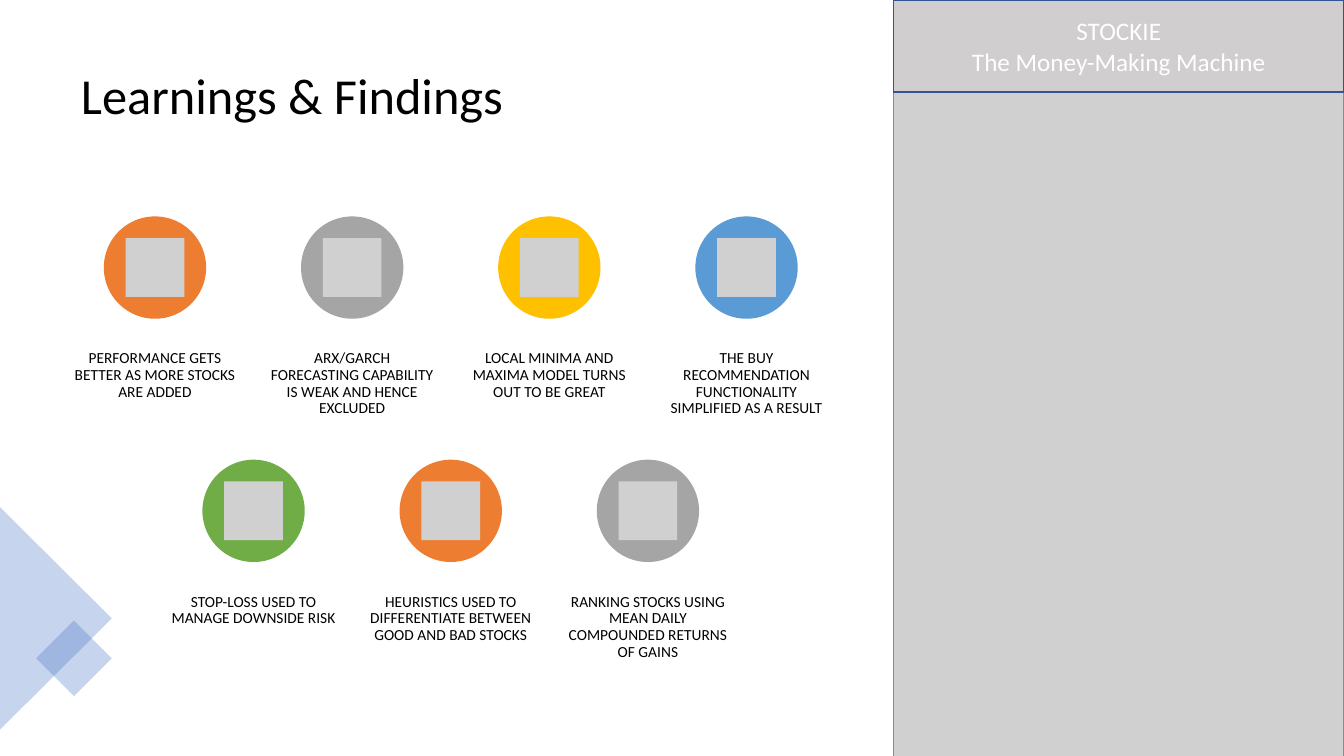
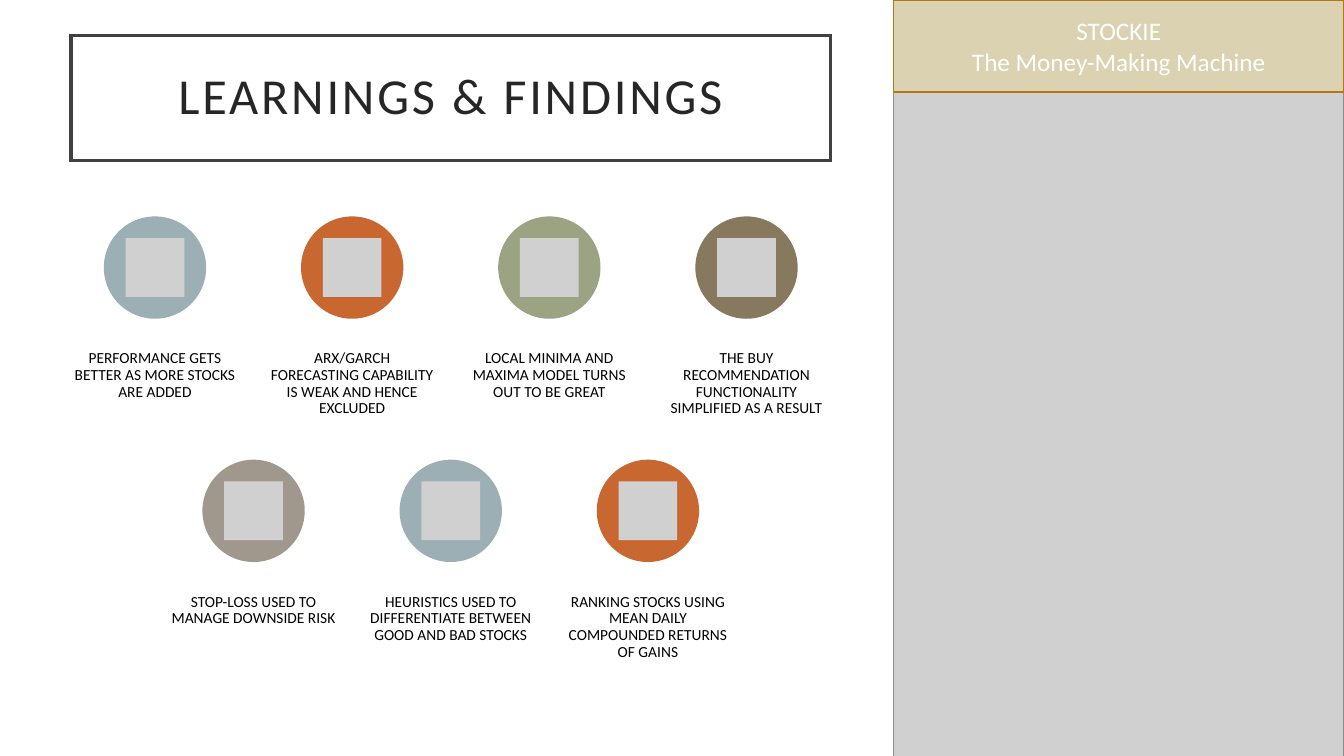
Before and after one commit to frkornet/Stock-Market-Final-Project, a slide deck: slide 6 of Final Project.pptx. Drawn at 1344x756 pixels with LibreOffice and Linux fonts; fonts in the diff are those of the drawing; grey boxes stand for pictures. Boxes give left, top, right and bottom in pixels: in the first picture for what was removed or moved away, otherwise in the second. Text is boxed around its words. In the diff, an @@ line names an element or a change of style, - is before the commit and + after.

```diff
--- a/Final Project.pptx
+++ b/Final Project.pptx
@@ rectangle "STOCKIE" at bbox=[893, 0, 1344, 92]: fill #D0CECE to #DAD2B0; outline #325491 1 pt to #B67815 1 pt @@
@@ title "LEARNINGS & FINDINGS": place and size @@
-title "LEARNINGS & FINDINGS" at bbox=[81, 79, 503, 123]
+title "LEARNINGS & FINDINGS" at bbox=[71, 35, 831, 160]
@@ title "LEARNINGS & FINDINGS" at bbox=[71, 35, 831, 160]: fill none to #FFFFFF; outline none to #404040 2.5 pt @@
@@ title at bbox=[178, 81, 722, 115]: text changed; text colour #000000 to #262626 @@
-Learnings & Findings
+LEARNINGS & FINDINGS
@@ triangle removed at bbox=[1227, 79, 1344, 314] @@
@@ ellipse at bbox=[104, 217, 207, 320]: fill #ED7D31 to #9BAFB5 @@
@@ ellipse at bbox=[301, 217, 404, 320]: fill #A5A5A5 to #C96731 @@
@@ ellipse at bbox=[498, 217, 601, 320]: fill #FFC000 to #9CA383 @@
@@ ellipse at bbox=[696, 217, 799, 320]: fill #5B9BD5 to #87795D @@
@@ ellipse at bbox=[203, 460, 306, 563]: fill #70AD47 to #A0988C @@
@@ ellipse at bbox=[399, 460, 502, 563]: fill #ED7D31 to #9BAFB5 @@
@@ ellipse at bbox=[597, 460, 700, 563]: fill #A5A5A5 to #C96731 @@
@@ triangle removed at bbox=[0, 507, 112, 730] @@
@@ rectangle removed at bbox=[36, 620, 112, 696] @@
```
Also in this commit, not shown: 9 other slides changed, 7 other files.
